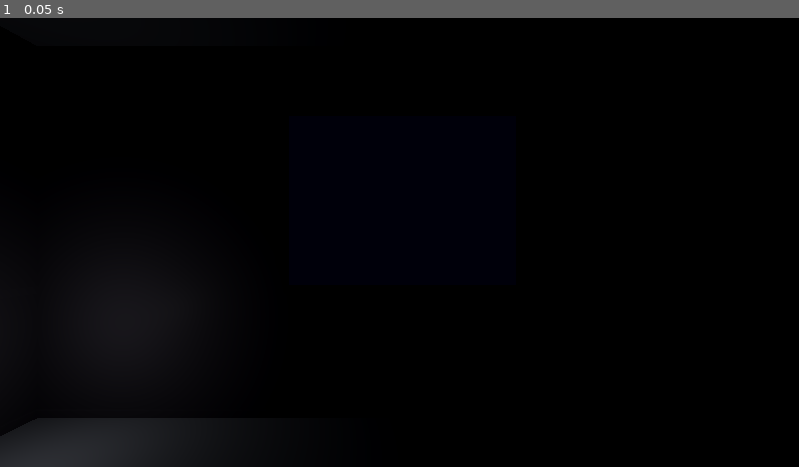
Above: before the commit, frame 1.
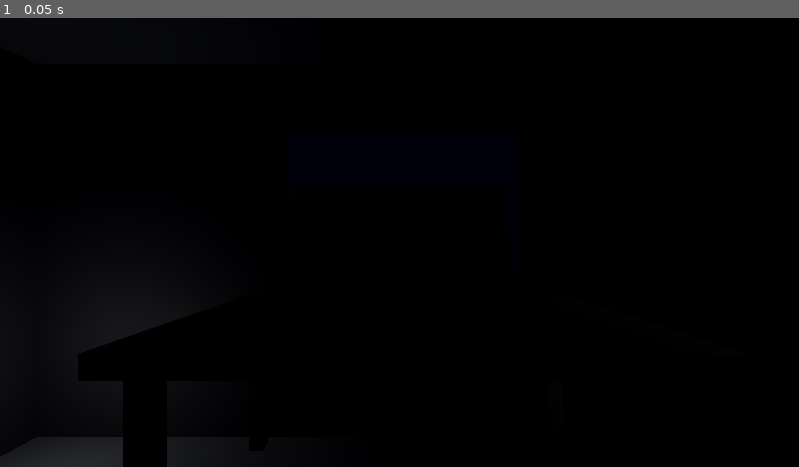
Above: after the commit, the same moment.

Repository: ConnerF6/capstone-2026-Conner-Thalassic_Depths
Game: Godot game, scene res://Scenes/Game.tscn
Same seed, same stepped clock (60 frames per second), same inputs: the game is played once before the commit and once after it. This scene is started directly instead of the project's main scene.
Inputs:
- Up to frame 1 (0.05 s): no input

The runs differ from the first frame. In frame 1, 1.1% of the frame differs, in the area x 0-21%, y 69-100%.

Commit message:
Office work

Diff:
--- a/thalassic-depths/Scenes/Game.tscn
+++ b/thalassic-depths/Scenes/Game.tscn
@@ -1,7 +1,9 @@
-[gd_scene load_steps=4 format=3 uid="uid://j5auqypksexh"]
+[gd_scene load_steps=7 format=3 uid="uid://j5auqypksexh"]
 
 [ext_resource type="Script" uid="uid://b8bcdc2lqc32d" path="res://Scenes/Game.gd" id="1_gl6un"]
 [ext_resource type="PackedScene" uid="uid://c6dachhoe456" path="res://Scenes/Objects/Thallasic.glb" id="1_iukft"]
+[ext_resource type="PackedScene" uid="uid://uvicjkti4jkx" path="res://Scenes/Objects/Table.glb" id="3_j5yw3"]
+[ext_resource type="PackedScene" uid="uid://6daytslol0xw" path="res://Scenes/Objects/Camera.glb" id="4_kldst"]
 
 [sub_resource type="Environment" id="Environment_gl6un"]
 background_mode = 1
@@ -15,6 +17,8 @@
 fog_density = 0.08
 fog_depth_begin = 5.0
 fog_depth_end = 30.0
+
+[sub_resource type="BoxMesh" id="BoxMesh_kldst"]
 
 [node name="Game" type="Node3D"]
 script = ExtResource("1_gl6un")
@@ -94,6 +98,12 @@
 omni_range = 8.0
 omni_attenuation = 2.0
 
+[node name="Table" parent="Player1Office" instance=ExtResource("3_j5yw3")]
+transform = Transform3D(-4.37114e-09, 0, 0.1, 0, 0.1, 0, -0.1, 0, -4.37114e-09, 2.39398, 0, -9.71852)
+
+[node name="Camera" parent="Player1Office" instance=ExtResource("4_kldst")]
+transform = Transform3D(1.19249e-09, 0, -0.1, 0, 0.1, 0, 0.1, 0, 1.19249e-09, -2.30721, -0.00380313, -7.51449)
+
 [node name="Player2Office" type="Node3D" parent="."]
 transform = Transform3D(1, 0, 0, 0, 1, 0, 0, 0, 1, 0.134853, 0, 47.3015)
 
@@ -159,3 +169,13 @@
 light_specular = 0.1
 omni_range = 8.0
 omni_attenuation = 2.0
+
+[node name="Table" parent="Player2Office" instance=ExtResource("3_j5yw3")]
+transform = Transform3D(-4.37114e-09, 0, 0.1, 0, 0.1, 0, -0.1, 0, -4.37114e-09, 2.3736, -0.0180893, -2.59657)
+
+[node name="Camera" parent="Player2Office" instance=ExtResource("4_kldst")]
+transform = Transform3D(-4.37114e-09, 0, 0.1, 0, 0.1, 0, -0.1, 0, -4.37114e-09, 2.45719, -0.00380313, -2.26488)
+
+[node name="Door" type="MeshInstance3D" parent="Player2Office"]
+transform = Transform3D(0.1, 0, 0, 0, 4, 0, 0, 0, 4.25, 6.26, 6, -5)
+mesh = SubResource("BoxMesh_kldst")
--- a/thalassic-depths/Scenes/Player.tscn
+++ b/thalassic-depths/Scenes/Player.tscn
@@ -12,6 +12,7 @@
 
 [node name="Flashlight" type="SpotLight3D" parent="CameraRig"]
 transform = Transform3D(-1.74846e-07, 0, -1, 0, 1, 0, 1, 0, -1.74846e-07, -2.92173, 1.66311, -5.1656)
+visible = false
 light_color = Color(1, 0.960784, 0.878431, 1)
 light_energy = 30.0
 shadow_enabled = true
--- a/thalassic-depths/Scripts/player.gd
+++ b/thalassic-depths/Scripts/player.gd
@@ -1,8 +1,8 @@
 extends CharacterBody3D
 
 # --- Spawn Points (set these to match your office positions) ---
-const SPAWN_P1 = Vector3(0, 0, 0)
-const SPAWN_P2 = Vector3(0, 0, 36.7)
+const SPAWN_P1 = Vector3(0, 0.3, 0)
+const SPAWN_P2 = Vector3(0.2, 0.3, 37)
 
 # --- Camera States ---
 enum CamState { LEFT, CENTER, RIGHT }
Binary file added: thalassic-depths/Scenes/Objects/Camera.glb
Not shown, added: thalassic-depths/Scenes/Objects/Camera.glb.import
Binary file added: thalassic-depths/Scenes/Objects/Table.glb
Not shown, added: thalassic-depths/Scenes/Objects/Table.glb.import
